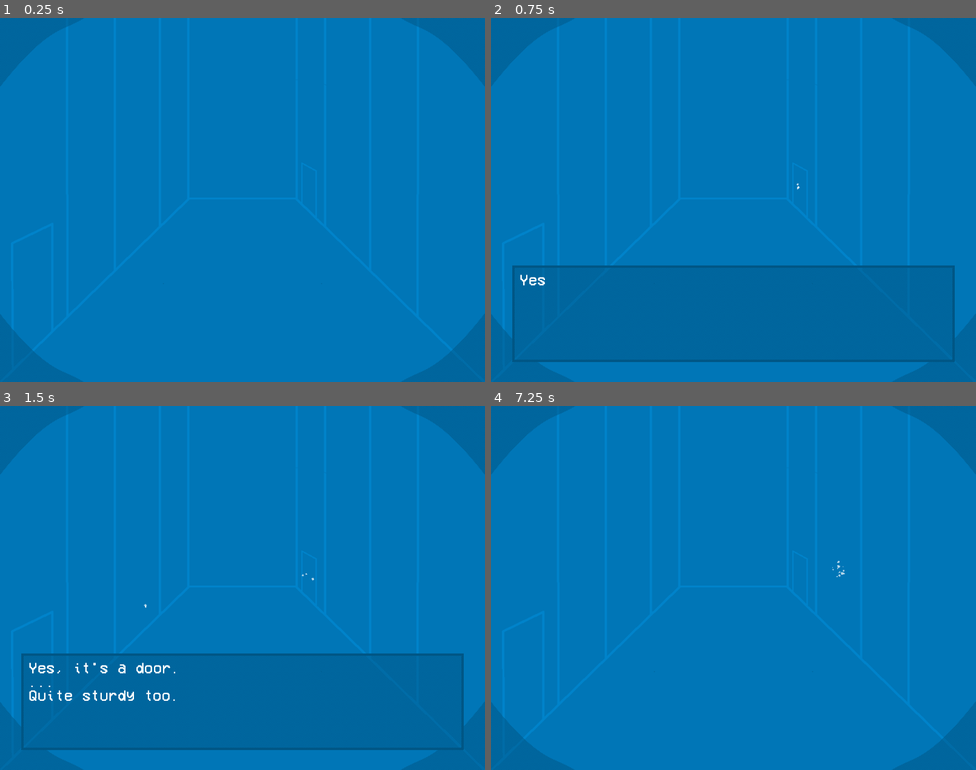
Above: before the commit, frames 1-4 (two rows, left to right).
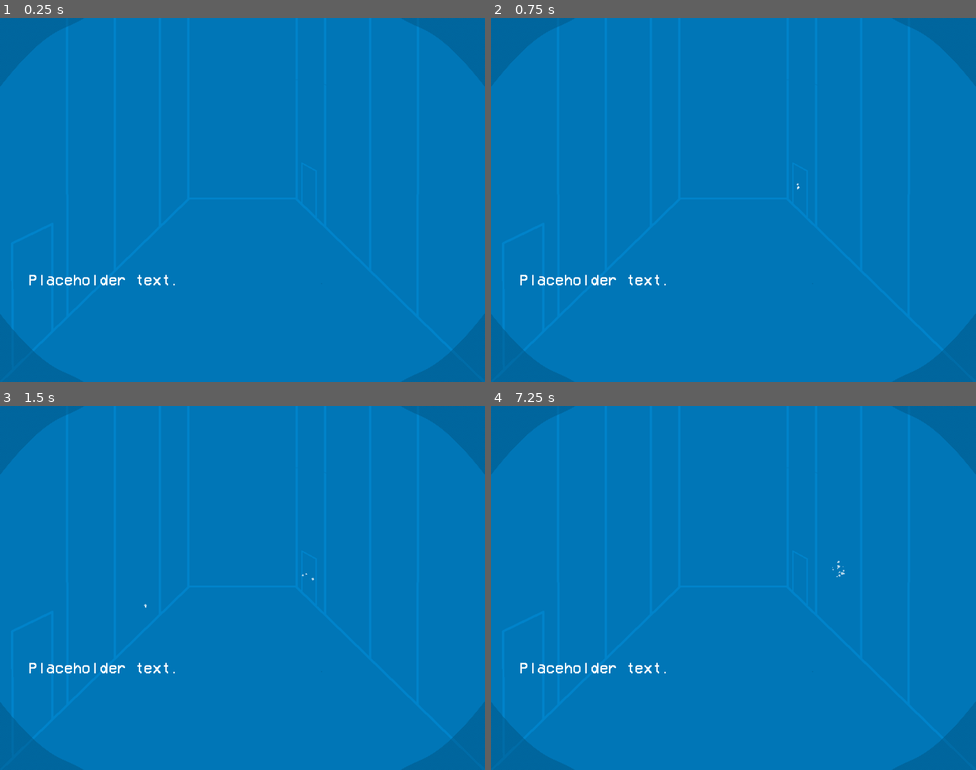
Above: after the commit, the same moments.

Repository: Pauisdev/fin-del-caso
Game: Godot game, scene res://scenes/main.tscn
Same seed, same stepped clock (60 frames per second), same inputs: the game is played once before the commit and once after it. The engine's default icon, where the game draws it, is replaced by a stand-in: a white triangle on a blue panel in a dark square.
Inputs (mouse positions are in pixels of both pictures, inside the frame that each line leads up to):
- Up to frame 1 (0.25 s): no input
- Up to frame 2 (0.75 s): tap Enter at 0.5 s; move the mouse to (796, 189) at 0.52 s; click (796, 189) at 0.6 s
- Up to frame 3 (1.5 s): move the mouse to (145, 606) at 1.27 s; click (145, 606) at 1.35 s
- Up to frame 4 (7.25 s): tap Space at 2, 5 s; move the mouse to (782, 507) at 2.02 s; click (782, 507) at 2.1 s; tap Enter at 2.75, 6.5 s; move the mouse to (709, 660) at 2.77 s; click (709, 660) at 2.85 s; move the mouse to (879, 642) at 3.52 s; click (879, 642) at 3.6 s; move the mouse to (588, 533) at 4.27 s; click (588, 533) at 4.35 s; move the mouse to (757, 588) at 5.02 s; click (757, 588) at 5.1 s; move the mouse to (660, 497) at 5.77 s; click (660, 497) at 5.85 s; move the mouse to (840, 569) at 6.52 s; click (840, 569) at 6.6 s

The runs differ from the first frame. In frame 1, 0.3% of the frame differs, in the area x 6-37%, y 70-74%; in frame 2, 15%; in frame 3, 15%, in the area x 4-96%, y 68-95%; in frame 4, 0.3%.
Error after the commit: Invalid call. Nonexistent function 'show_text' in base 'Node'. (res://scripts/ui.gd:10)

Commit message:
Ported text box code to rust

Diff:
--- a/godot/project.godot
+++ b/godot/project.godot
@@ -19,6 +19,7 @@
 
 window/size/viewport_width=1024
 window/size/viewport_height=768
+window/size/mode=3
 window/stretch/mode="viewport"
 mouse_cursor/custom_image="uid://bo1k4st7w8lya"
 
--- a/godot/scenes/text_box.gd
+++ /dev/null
@@ -1,29 +0,0 @@
-extends TextureRect
-@export var text_speed = 20
-
-var text_to_show = null
-var letters_to_show = 0
-var ignored_first_click = false
-
-func _process(delta: float) -> void:
-	if text_to_show == null:
-		return
-	letters_to_show += delta * text_speed
-	$RichTextLabel.text = text_to_show.left(round(letters_to_show))
-
-	if Input.is_action_just_pressed("click"):
-		if not ignored_first_click:
-			ignored_first_click = true
-			return
-
-		if letters_to_show < text_to_show.length():
-			letters_to_show = text_to_show.length()
-		else:
-			visible = false
-
-func show_text(text: String):
-	if visible: return
-	visible = true
-	text_to_show = text
-	letters_to_show = 0
-	ignored_first_click = false
--- a/godot/scenes/ui.tscn
+++ b/godot/scenes/ui.tscn
@@ -4,10 +4,8 @@
 [ext_resource type="Texture2D" uid="uid://ck13825668h3p" path="res://rooms/main-room.png" id="1_o5qli"]
 [ext_resource type="Texture2D" uid="uid://dp47tl488p62j" path="res://rooms/text-box.png" id="2_x4jx1"]
 [ext_resource type="Texture2D" uid="uid://bt8b4qyw7q71m" path="res://rooms/tv-effect.png" id="3_yev5y"]
-[ext_resource type="Script" uid="uid://vv23uk5aruub" path="res://scenes/text_box.gd" id="4_8dubc"]
 [ext_resource type="FontFile" uid="uid://dar03mp1y4yje" path="res://fonts/vcr-osd-mono.ttf" id="4_wm3ai"]
 [ext_resource type="Script" uid="uid://hukr0e1hnufj" path="res://scenes/click_particles.gd" id="7_p7vwb"]
-[ext_resource type="Texture2D" uid="uid://bnbnxup5l876c" path="res://icon.svg" id="8_ktti3"]
 
 [node name="Ui" type="CanvasLayer" unique_id=102675486]
 script = ExtResource("1_gdt2y")
@@ -18,13 +16,12 @@
 offset_bottom = 40.0
 texture = ExtResource("1_o5qli")
 
-[node name="TextBox" type="TextureRect" parent="." unique_id=1557282915]
+[node name="TextBox" type="TextBox" parent="." unique_id=1588108265]
 visible = false
 texture_filter = 1
 offset_right = 1024.0
 offset_bottom = 768.0
 texture = ExtResource("2_x4jx1")
-script = ExtResource("4_8dubc")
 
 [node name="RichTextLabel" type="RichTextLabel" parent="TextBox" unique_id=580713972]
 texture_filter = 1
@@ -60,7 +57,3 @@
 scale_amount_max = 5.0
 color = Color(1, 1, 1, 0.7058824)
 script = ExtResource("7_p7vwb")
-
-[node name="Sprite2D" type="Player" parent="." unique_id=1642975813]
-position = Vector2(402, 290)
-texture = ExtResource("8_ktti3")
Not shown, removed: godot/scenes/text_box.gd.uid
Not shown, changed: rust/src/lib.rs
Not shown, removed: rust/src/player.rs
Not shown, added: rust/src/text_box.rs
Not shown, added: rust/src/ui.rs
